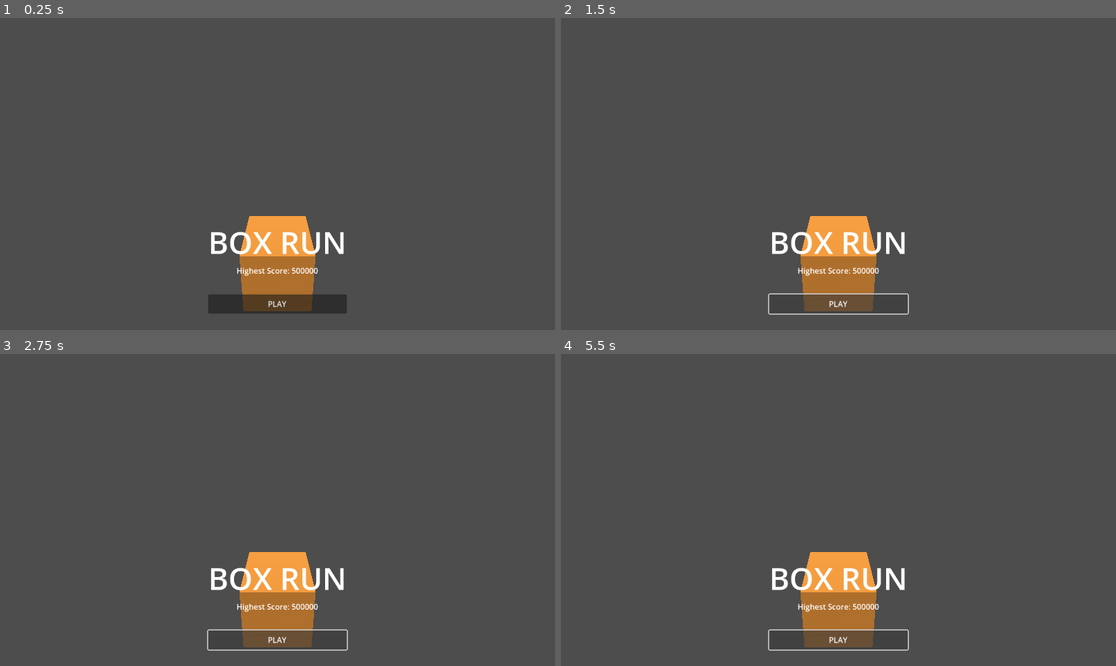
Above: before the commit, frames 1-4 (two rows, left to right).
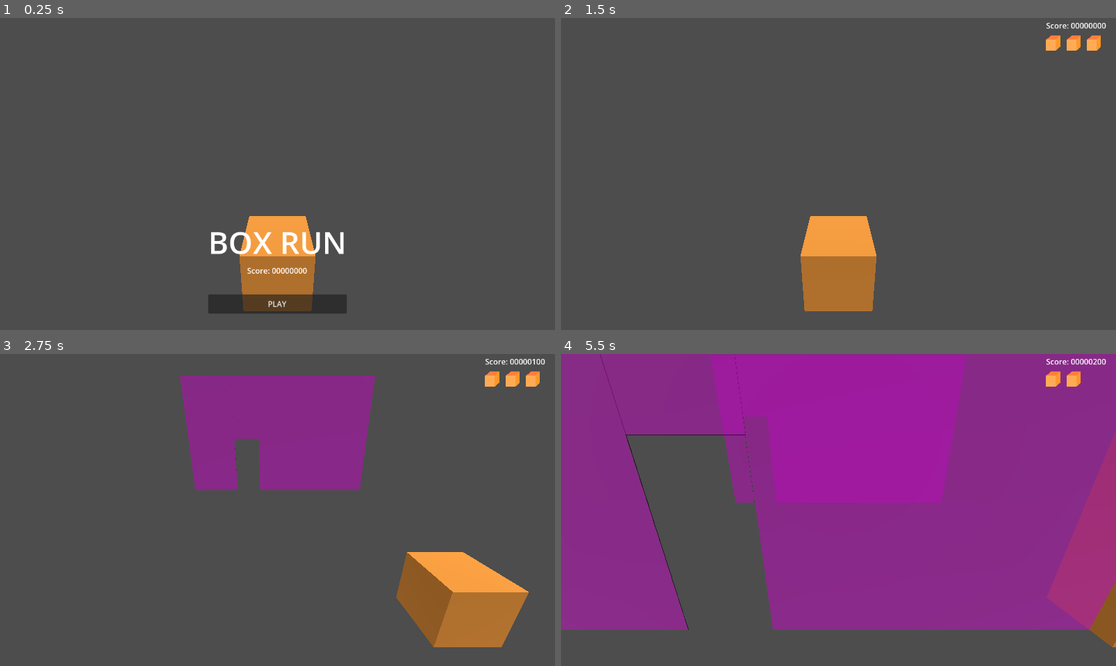
Above: after the commit, the same moments.

Repository: gabriellebrand/Neon-Strech
Game: Godot game, scene res://Scenes/GameLoop.tscn
Same seed, same stepped clock (60 frames per second), same inputs: the game is played once before the commit and once after it.
Inputs (mouse positions are in pixels of both pictures, inside the frame that each line leads up to):
- Up to frame 1 (0.25 s): no input
- Up to frame 2 (1.5 s): click "PLAY" at 0.5 s; click (838, 305) at 1.25 s, where only the run before the commit has a clickable "PLAY"
- Up to frame 3 (2.75 s): tap Enter at 2 s; hold D (move_right) from 2.03 s (still down)
- Up to frame 4 (5.5 s): release D (move_right) at 2.78 s; hold S (stretch_down) 2.78-3.53 s; hold D (move_right) 3.53-4.28 s; hold W (stretch_up) 4.28-5.03 s; hold A (move_left) from 5.03 s (still down)

The runs differ from the first frame. In frame 1, 0.2% of the frame differs, in the area x 42-58%, y 79-83%; in frame 2, 2.3%; in frame 3, 22%; in frame 4, 79%, in the area x 0-100%, y 0-96%.
Error before the commit: Invalid call. Nonexistent function 'update_high_score_label' in base 'Control'. (res://Scripts/GameLoop.gd:43)

Commit message:
fix last commit

Diff:
--- a/GameJam/Scenes/UI/LevelUI.tscn
+++ b/GameJam/Scenes/UI/LevelUI.tscn
@@ -1,7 +1,7 @@
 [gd_scene load_steps=3 format=3 uid="uid://bi8ebkbeanle7"]
 
 [ext_resource type="Texture2D" uid="uid://0wcoe17gtq5b" path="res://Assets/cube-icon.png" id="1_0rt3w"]
-[ext_resource type="Script" path="res://Scenes/UI/level_ui.gd" id="1_6e6qi"]
+[ext_resource type="Script" path="res://Scripts/UI/level_ui.gd" id="1_6e6qi"]
 
 [node name="LevelUI" type="Control"]
 layout_mode = 3
--- a/GameJam/Scenes/UI/MainMenu.tscn
+++ b/GameJam/Scenes/UI/MainMenu.tscn
@@ -1,6 +1,6 @@
 [gd_scene load_steps=3 format=3 uid="uid://d3jahmithafae"]
 
-[ext_resource type="Script" path="res://Scripts/main_menu.gd" id="1_r6b6b"]
+[ext_resource type="Script" path="res://Scripts/UI/main_menu.gd" id="1_r6b6b"]
 [ext_resource type="Texture2D" uid="uid://3dsxffej8nmp" path="res://Assets/SynthwaveBackground.jpg" id="1_wly85"]
 
 [node name="MainMenu" type="Control"]
